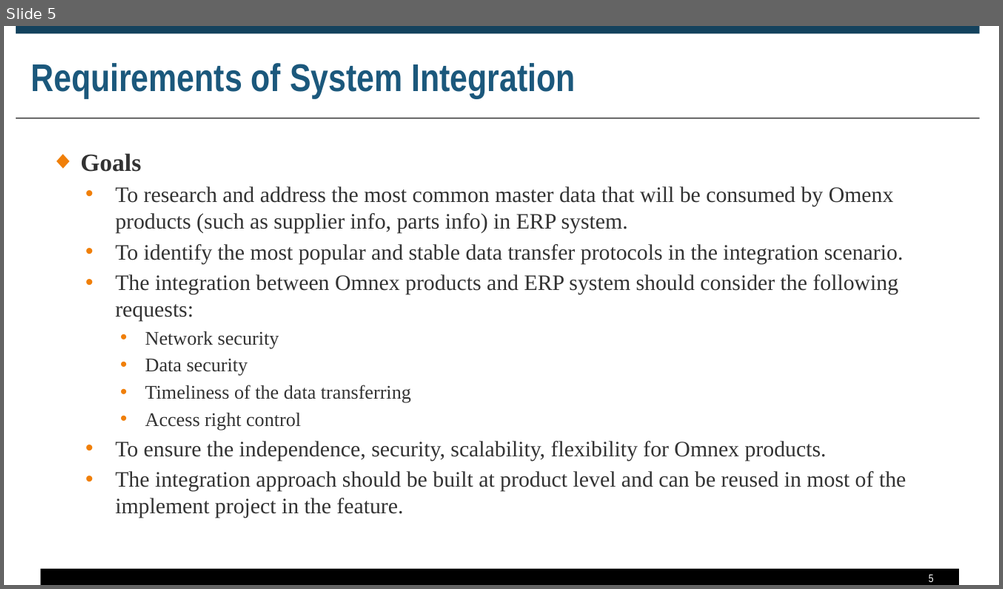
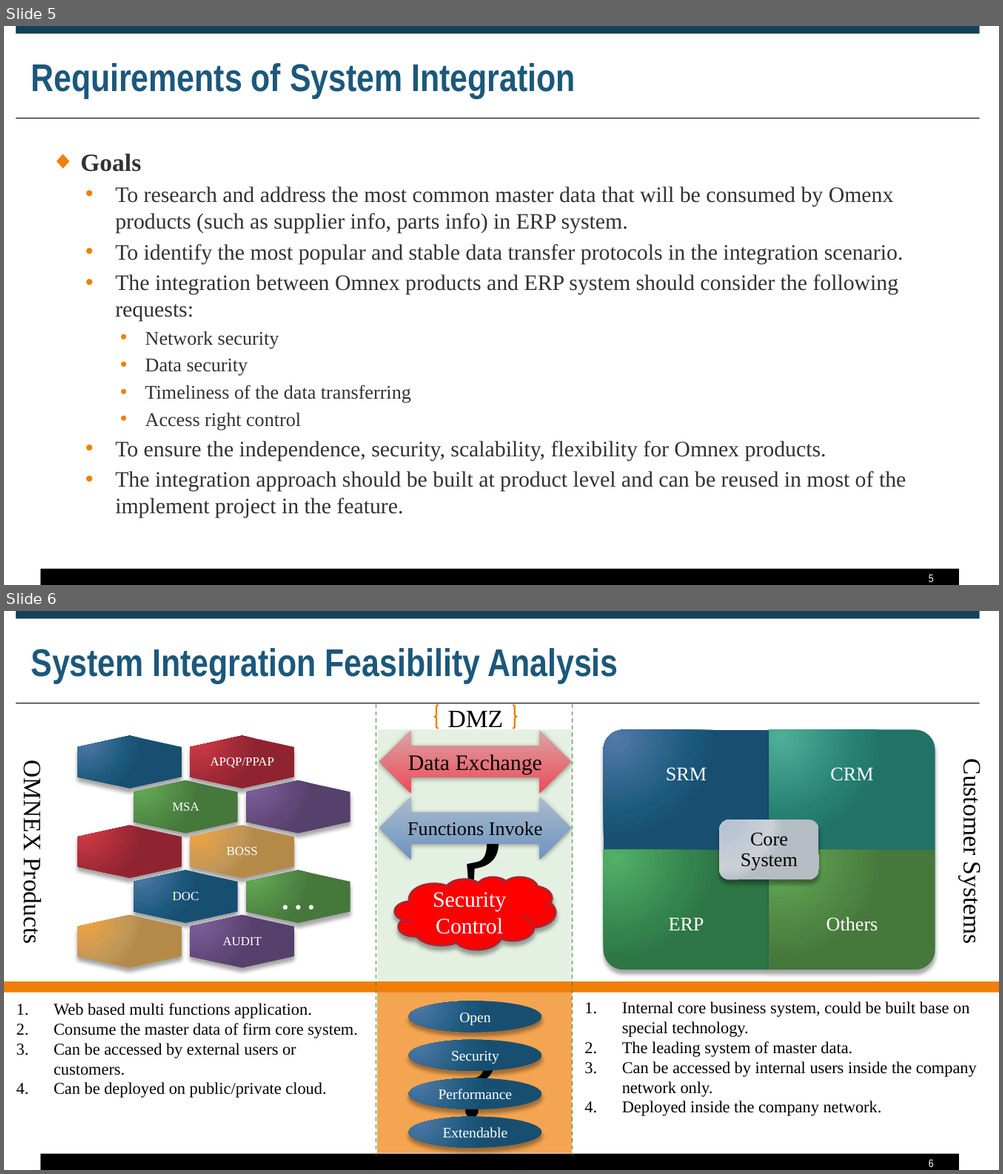
Before and after one commit to zyw9963/YFVE-supplier-portal, a slide deck: projects/ERP Integration/Proposal for System Integraiton.pptx. Shown one above the other, each under a label of ours: slide 5 before the commit, slides 5 and 6 after it. The pictures are 1003x589 and 1003x1174 pixels, drawn with LibreOffice and Linux fonts; fonts in the diff are those of the drawing. Boxes give left, top, right and bottom in pixels: in the first picture for what was removed or moved away, otherwise in the second. Text is boxed around its words. In the diff, an @@ line names an element or a change of style, - is before the commit and + after.

```diff
--- a/projects/ERP Integration/Proposal for System Integraiton.pptx
+++ b/projects/ERP Integration/Proposal for System Integraiton.pptx
@@ slide 6 added at box(4, 611, 999, 1170), background #FFFFFF; not listed: 3 template elements that a slide beside it also shows @@
@@ title added at box(31, 648, 618, 684), 28 pt, text #1B587C, bold @@
+System Integration Feasibility Analysis
@@ line added from (376, 704) to (376, 1156), #4E8542 0.75 pt dashed @@
@@ brace pair added at box(435, 706, 518, 729), outline #F07F09 1.25 pt, 18 pt, text #000000 @@
+DMZ
@@ line added from (572, 704) to (572, 1156), #4E8542 0.75 pt dashed @@
@@ rectangle added at box(378, 729, 573, 981), fill #D9EAD5 at 70% opacity, 96 pt, text #000000 @@
+?
@@ left right arrow added at box(379, 730, 570, 793), fill gradient #DBA4A6 to #EC4D54, 16 pt, text #000000 @@
+Data Exchange
@@ text added at box(19, 769, 46, 943), 18 pt, text #000000 @@
+OMNEX Products
@@ text added at box(958, 769, 985, 943), 18 pt, text #000000 @@
+Customer Systems
@@ left right arrow added at box(379, 797, 570, 860), fill gradient #ADBACB to #6B93C5, 14 pt, text #000000 @@
+Functions Invoke
@@ group added at box(603, 729, 935, 970): 5 texts, 4 round rects, 1 rounded rectangle @@
+SRM
+CRM
+ERP
+Others
+Core System
@@ cloud added at box(395, 877, 556, 950), fill #FF0000, outline #9F2936 1.25 pt, 16 pt, text #FFFFFF @@
+Security Control
@@ group added at box(77, 735, 350, 968): 10 freeform shapes @@
+APQP/PPAP
+MSA
+BOSS
+DOC
+…
+AUDIT
@@ rectangle added at box(4, 982, 999, 993), fill #F07F09 @@
@@ text added at box(54, 1003, 358, 1098), 12 pt, text #000000 @@
+1. Web based multi functions application.
+2. Consume the master data of firm core system.
+3. Can be accessed by external users or customers.
+4. Can be deployed on public/private cloud.
@@ rectangle added at box(377, 992, 572, 1153), fill #F07F09 at 70% opacity, 80 pt, text #000000 @@
+?
@@ ellipse added at box(409, 1001, 542, 1032), fill gradient #507BA9 to #1B587C to #184F70, 10.5 pt, text #FFFFFF @@
+Open
@@ text added at box(622, 1002, 976, 1116), 12 pt, text #000000 @@
+1. Internal core business system, could be built base on special technology.
+2. The leading system of master data.
+3. Can be accessed by internal users inside the company network only.
+4. Deployed inside the company network.
@@ ellipse added at box(409, 1039, 542, 1071), fill gradient #507BA9 to #1B587C to #184F70, 10.5 pt, text #FFFFFF @@
+Security
@@ ellipse added at box(409, 1079, 542, 1109), fill gradient #507BA9 to #1B587C to #184F70, 10.5 pt, text #FFFFFF @@
+Performance
@@ ellipse added at box(409, 1117, 542, 1148), fill gradient #507BA9 to #1B587C to #184F70, 10.5 pt, text #FFFFFF @@
+Extendable
@@ page number added at box(928, 1159, 933, 1167), 8 pt, text #FFFFFF @@
+6
```
Also in this commit, not shown: 1 slide changed, 5 other slides added.
